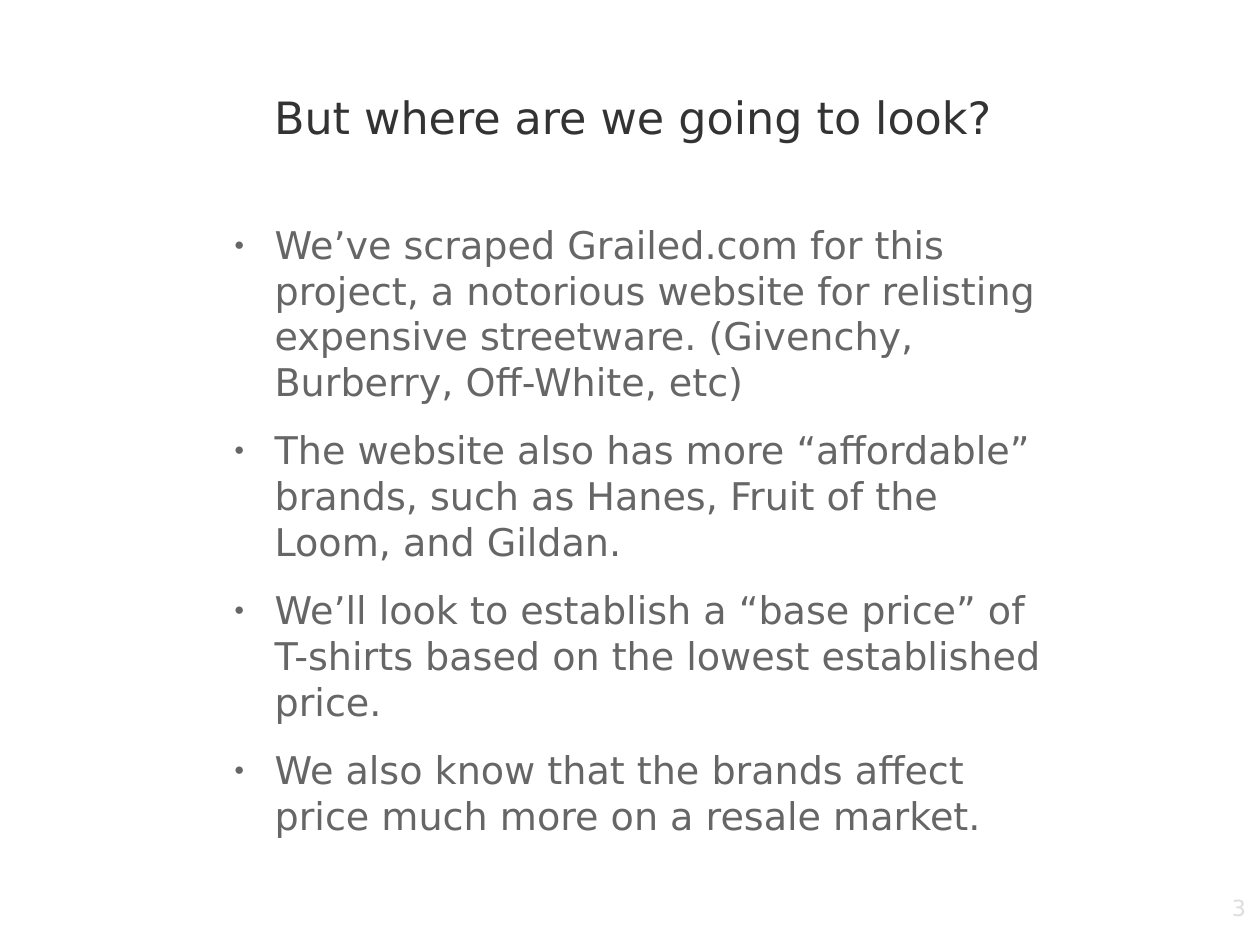
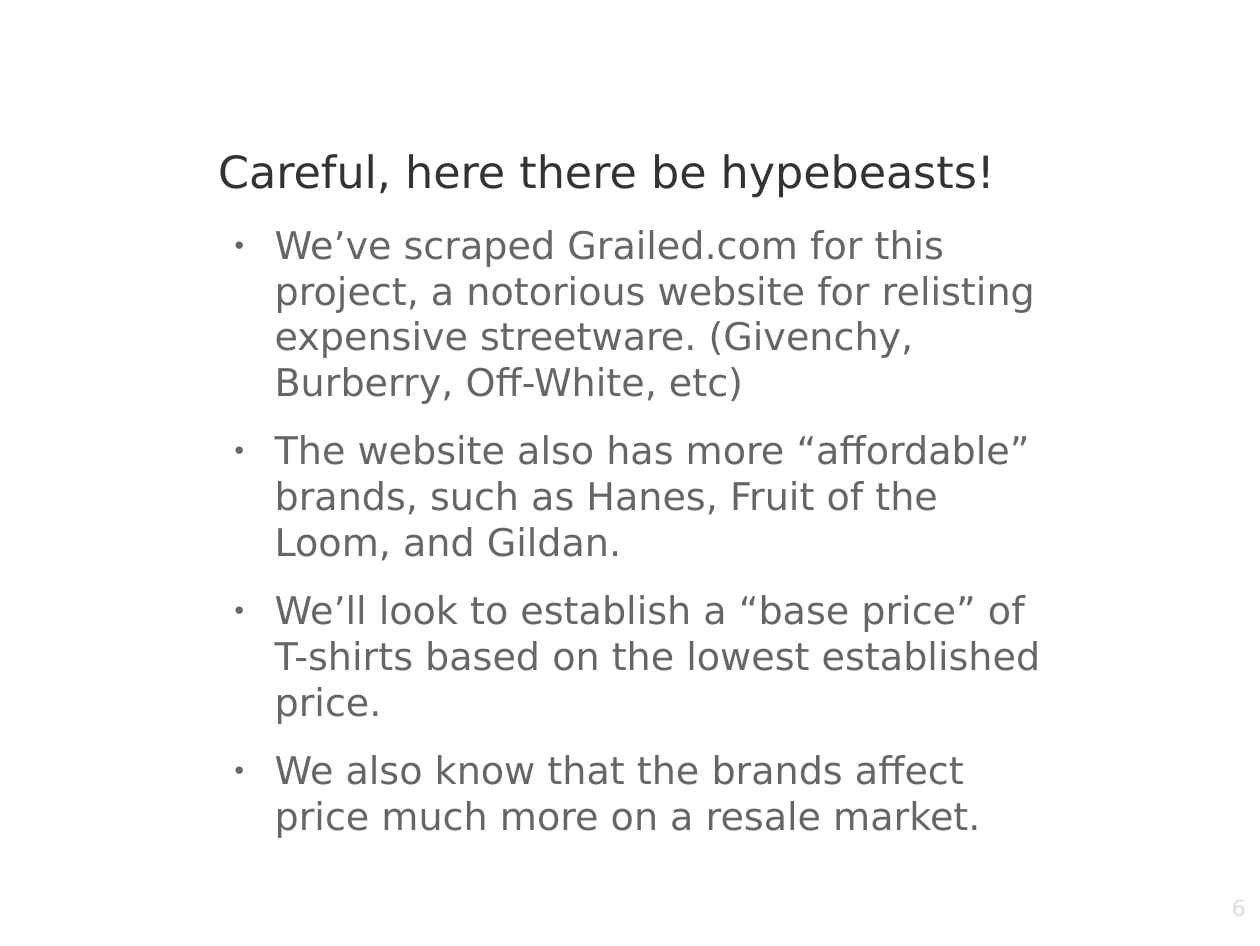
Before and after one commit to saudino480/HypeBeast, a slide deck: slide 6 of hypebeast_presentation.odp (slide 3 before the commit). Drawn at 1260x946 pixels with LibreOffice and Linux fonts; fonts in the diff are those of the drawing; background and template pictures are left out. Boxes give left, top, right and bottom in pixels: in the first picture for what was removed or moved away, otherwise in the second. Text is boxed around its words. In the diff, an @@ line names an element or a change of style, - is before the commit and + after.

```diff
--- a/hypebeast_presentation.odp
+++ b/hypebeast_presentation.odp
@@ title removed at box(274, 100, 991, 144) @@
-But where are we going to look?
@@ title added at box(218, 154, 995, 198), 28 pt, text #333333 @@
+Careful, here there be hypebeasts!
@@ page number at box(952, 894, 1246, 946): text changed @@
-3
+6
```
Also in this commit, not shown: 1 other slide changed, 4 slides added.
